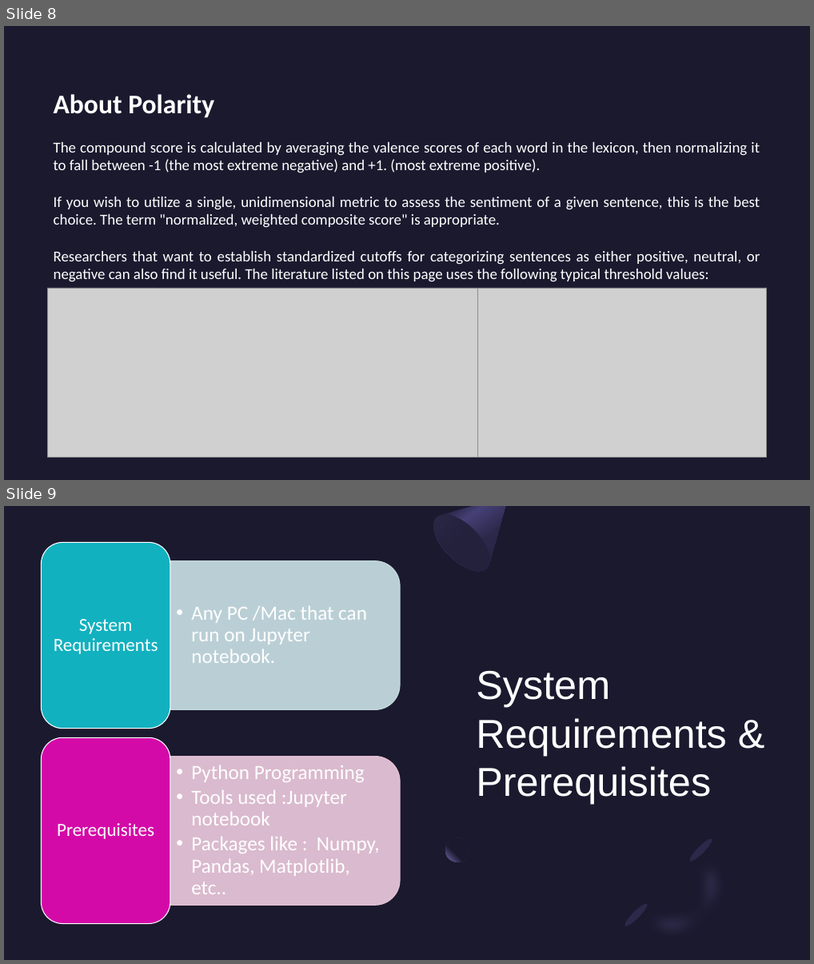
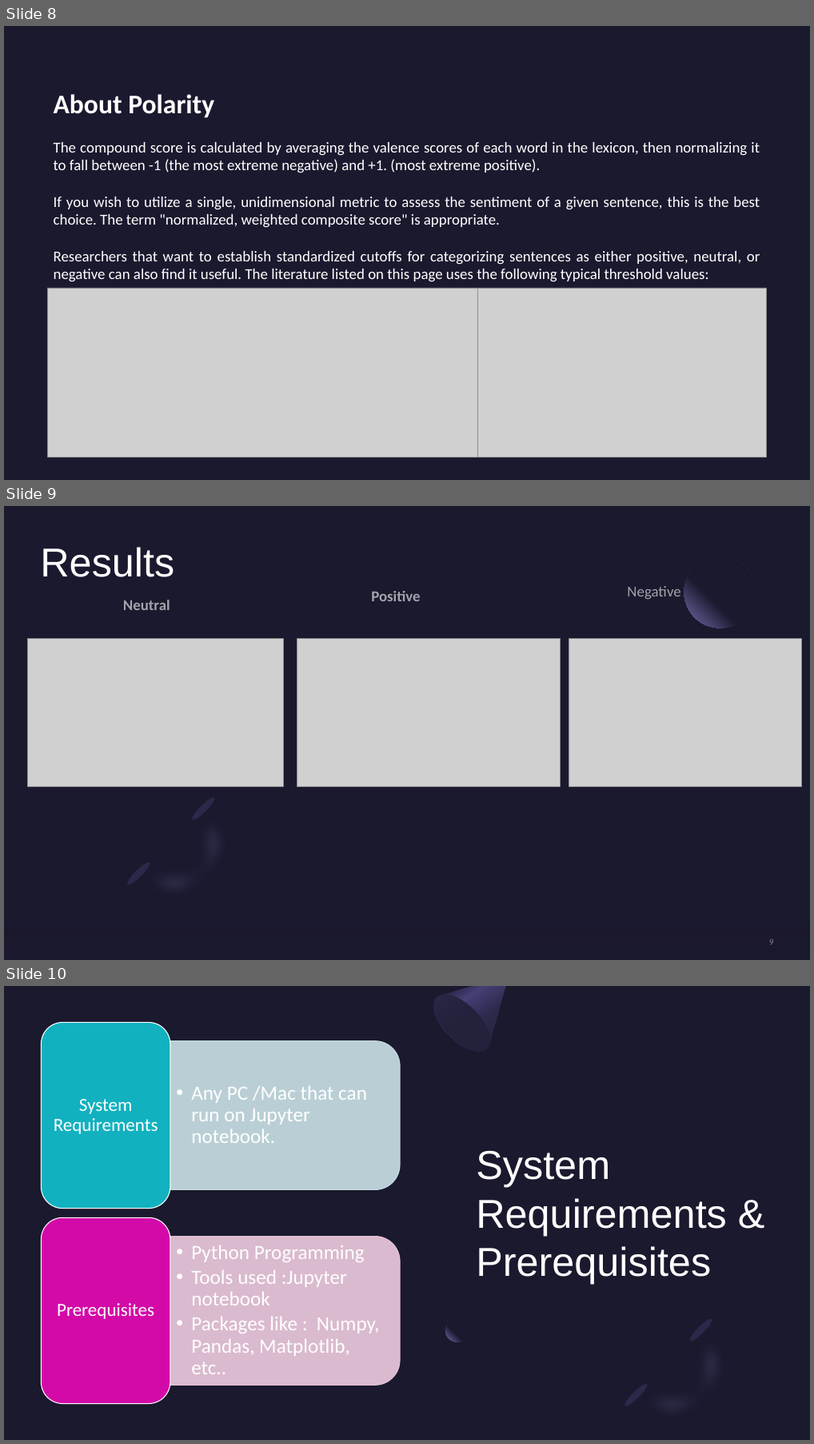
Before and after one commit to Nuthan-hue/Sentiment-Analysis, a slide deck: Documentation/Team 07_Final Project.pptx. Shown one above the other, each under a label of ours: slides 8 and 9 before the commit, slides 8, 9 and 10 after it. The pictures are 814x964 and 814x1444 pixels, drawn with LibreOffice and Linux fonts; fonts in the diff are those of the drawing; grey boxes stand for pictures. Boxes give left, top, right and bottom in pixels: in the first picture for what was removed or moved away, otherwise in the second. Text is boxed around its words. In the diff, an @@ line names an element or a change of style, - is before the commit and + after.

```diff
--- a/Documentation/Team 07_Final Project.pptx
+++ b/Documentation/Team 07_Final Project.pptx
@@ slide 9 added at <box>4,506,810,960</box>, background #1B192E @@
@@ title added at <box>40,547,174,577</box>, 48 pt, text #FFFFFF @@
+Results
@@ ellipse added at <box>685,556,756,628</box>, fill gradient #1B192E to #7771B2 @@
@@ text added at <box>123,600,170,610</box>, 18 pt, text #FFFFFF at 60% opacity, bold @@
+Neutral
@@ text added at <box>371,591,420,601</box>, 18 pt, text #FFFFFF at 60% opacity, bold @@
+Positive
@@ text added at <box>627,586,681,599</box>, 18 pt, text #FFFFFF at 60% opacity @@
+Negative
@@ picture added at <box>27,639,283,786</box> @@
@@ picture added at <box>298,639,561,786</box> @@
@@ picture added at <box>570,639,802,786</box> @@
@@ group added at <box>120,790,258,928</box>: 2 freeform shapes, 2 ellipses @@
@@ rectangle added at <box>4,888,810,960</box>, fill gradient #1B192E @@
@@ page number added at <box>770,939,774,944</box>, 10 pt, text #A6A6A6 at 80% opacity @@
+9
@@ what was slide 9 is now slide 10 @@
```
Also in this commit, not shown: 1 slide changed, 1 other file.
